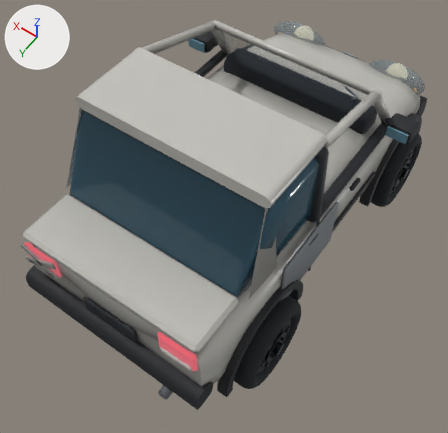
One commit to the glTF model public/models/el-tiburon.glb: the scene before it, then after it.
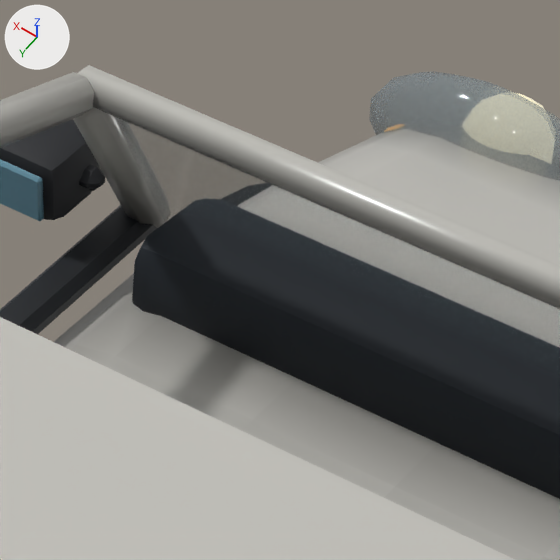
The first picture shows the older version from a 50 mm camera at (-2.17, 3.49, 5.37) aimed at (-0.08, 0.58, 0.79). The close-ups show the older and then the newer version on the part from 44% to 70% of the width and 1% to 29% of the height of that picture. Only the edits that show in the close-ups are written down. Lighting does not change. The marker at upper left points along +X, +Y and +Z. Where no turn or scale is listed for an object, it has been applied to the vertices.

The first close-up shows 'el-tiburon-dashboard', 'el-tiburon-door-top-trim', 'el-tiburon-head', 'el-tiburon-hull', 'el-tiburon-mirror-glass', 'el-tiburon-mirrors', 'el-tiburon-roof', 'el-tiburon-windscreen-frame' and 2 more.
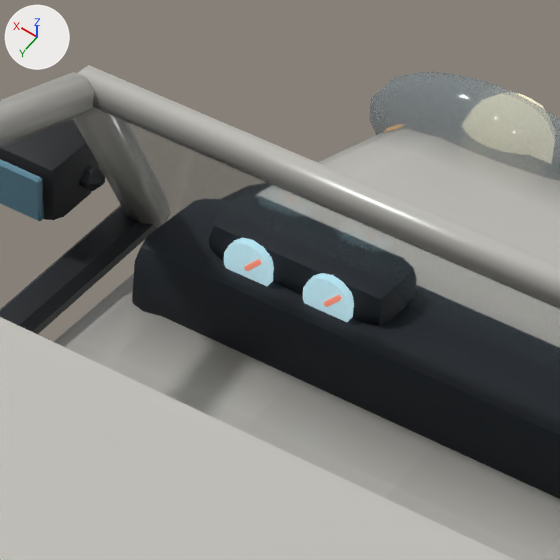
What differs and where, as boxes (x1, y1, x2, y2) in the close-ups (560 x 560 px):
```json
{"object": "el-tiburon-detail-console", "change": "added", "after": [209, 195, 417, 325]}
{"object": "el-tiburon-detail-gauges", "change": "added", "after": [224, 238, 354, 322], "on screen": "cyan"}
{"object": "el-tiburon-detail-needles", "change": "added", "after": [244, 259, 341, 307]}
```

Edits to the scene script, one JSON object a line:
```json
{"op": "add", "block": "mat_el_tiburon_detail_needle", "code": ["mat_el_tiburon_detail_needle = bpy.data.materials.new('el-tiburon-detail-needle')", "# nodes: BsdfPrincipled, Mix, OutputMaterial, VertexColor", "# colours: orange #c47a65, red #ce472f, mixed with the vertex colours"]}
{"op": "add", "block": "mat_el_tiburon_detail_gauge", "code": ["mat_el_tiburon_detail_gauge = bpy.data.materials.new('el-tiburon-detail-gauge')", "# nodes: BsdfPrincipled, Mix, OutputMaterial, VertexColor", "# colours: greyish cyan #9ebcc4, cyan #80bcce, mixed with the vertex colours"]}
{"op": "add", "block": "me_el_tiburon_detail_needles", "code": ["me_el_tiburon_detail_needles = bpy.data.meshes.new('el-tiburon-detail-needles')", "me_el_tiburon_detail_needles.from_pydata(...)  # 48 vertices, 88 faces; spans x 0.293..0.532, y -0.694..-0.682, z 1.468..1.507", "me_el_tiburon_detail_needles.materials.append(mat_el_tiburon_detail_needle)"]}
{"op": "add", "block": "me_el_tiburon_detail_gauges", "code": ["me_el_tiburon_detail_gauges = bpy.data.meshes.new('el-tiburon-detail-gauges')", "me_el_tiburon_detail_gauges.from_pydata(...)  # a 14-sided cylinder along y spanning x 0.472..0.588, y -0.712..-0.692, z 1.41..1.53; a 14-sided cylinder along y spanning x 0.272..0.388, y -0.712..-0.692, z 1.41..1.53", "me_el_tiburon_detail_gauges.materials.append(mat_el_tiburon_detail_gauge)"]}
{"op": "add", "block": "me_el_tiburon_detail_console", "code": ["me_el_tiburon_detail_console = bpy.data.meshes.new('el-tiburon-detail-console')", "me_el_tiburon_detail_console.from_pydata(...)  # 136 vertices, 260 faces; spans x -0.1..0.66, y -0.875..0.29, z 0.84..1.53", "me_el_tiburon_detail_console.materials.append(mat_el_tiburon_interior)"]}
{"op": "add", "block": "ob_el_tiburon_detail_needles", "code": ["ob_el_tiburon_detail_needles = bpy.data.objects.new('el-tiburon-detail-needles', me_el_tiburon_detail_needles)", "ob_el_tiburon_detail_needles.location = (0.0, 0.0, 0.0)"]}
{"op": "add", "block": "ob_el_tiburon_detail_gauges", "code": ["ob_el_tiburon_detail_gauges = bpy.data.objects.new('el-tiburon-detail-gauges', me_el_tiburon_detail_gauges)", "ob_el_tiburon_detail_gauges.location = (0.0, 0.0, 0.0)"]}
{"op": "add", "block": "ob_el_tiburon_detail_console", "code": ["ob_el_tiburon_detail_console = bpy.data.objects.new('el-tiburon-detail-console', me_el_tiburon_detail_console)", "ob_el_tiburon_detail_console.location = (0.0, 0.0, 0.0)"]}
```
